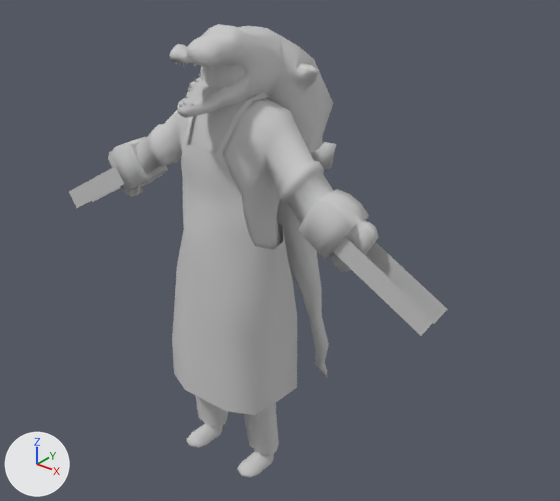
The FBX model cookies/Assets/3D_Assets/Characters/Models/louis_ray.FBX as it was, and as the next commit left it.
One viewpoint serves both versions: a 50 mm lens placed at (1.318, -1.443, 1.616), pointed at (0.092, 0.089, 0.666). Lighting does not change. The marker at lower left points along +X, +Y and +Z. Where no turn or scale is listed for an object, it has been applied to the vertices.

Names of what the first picture shows: 'apron', 'chainsaw', 'chainsaw001', 'croc', 'louis_ray'.
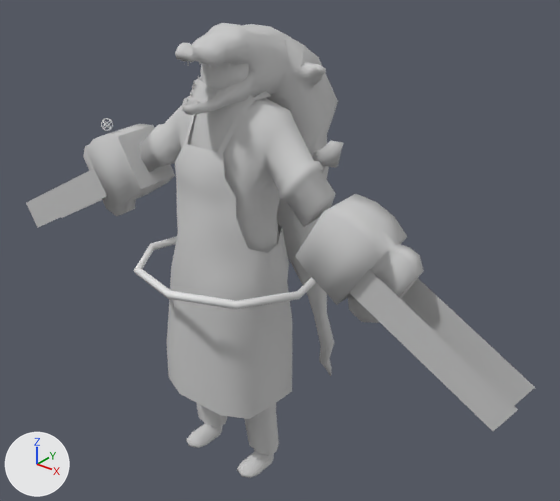
Where the newer file only moved an object's origin or applied its transform, the numbers keep the older frame.

Where the change shows, as pixel boxes (x1, y1, x2, y2) in the pictures (560 x 501 px):
'apron', moved: before (172, 92, 297, 415); after (167, 91, 292, 419)
'chainsaw001', moved, turned, rescaled: before (298, 189, 447, 336); after (295, 194, 535, 431)
'croc', reshaped: before (170, 24, 336, 379); after (175, 23, 344, 376)
'chainsaw', moved, turned, rescaled: before (69, 137, 168, 208); after (26, 124, 175, 228)
'louis_ray_spine_controller_1.001', added: after (134, 236, 316, 309)
'Torus026', added: after (101, 118, 113, 131)

The change, as a list of edits to the scene's bpy script:
```text
Change me_mesh_002:
    where me_mesh_002.from_pydata(...)  # 502 vertices, 832 faces; spans x -0.268..0.231, y -0.224..0.302, z 0.157..1.288
    used by ob_croc; location = (0.0, 0.0, 0.0)
    me_mesh_002 part 1: the whole mesh is multiplied about its middle by the matrix ((1.055, 0.0, 0.0), (0.0, 1.0, 0.0), (0.0, 0.0, 1.0)), then moved by (-0.007, 0.022, 0.0)
Add me_mesh_004_1:
    me_mesh_004_1.from_pydata(...)  # 359 vertices, 360 faces; spans x -0.0154..0.0154, y -0.017..0.017, z -0.016..0.016
Add me_mesh_003_1:
    me_mesh_003_1.from_pydata(...)  # 54 vertices, 54 faces; spans x -0.258..0.266, y -0.265..0.257, z -0.033..0.034
Change ob_chainsaw:
    remove ob_chainsaw.parent = ob_louis_ray
    ob_chainsaw.location: (-42.04, 92.61, 2.375) -> (-0.475, -0.0439, 0.963)
    ob_chainsaw.rotation_euler: (0.0155, 0.0268, 0.524) -> (1.572, -0.499, 0.0306)  # degrees (0.9, 1.5, 30) -> degrees (90, -29, 1.8)
    ob_chainsaw.scale: (0.197, 0.197, 0.152) -> (0.00304, 0.00304, 0.00235)
Change ob_chainsaw001:
    remove ob_chainsaw001.parent = ob_louis_ray
    ob_chainsaw001.location: (42.37, 92.61, 2.375) -> (0.529, -0.0427, 0.923)
    ob_chainsaw001.rotation_euler: (0.0155, -3.115, -0.524) -> (-1.571, -2.618, 0.031)  # degrees (0.9, -178, -30) -> degrees (-90, -150, 1.8)
    ob_chainsaw001.scale: (0.197, 0.197, 0.152) -> (0.00304, 0.00304, 0.00235)
Change ob_apron:
    ob_apron.location: (-0.075, -0.149, 0.492) -> (-0.075, -0.172, 0.492)
Add ob_torus026:
    ob_torus026 = bpy.data.objects.new('Torus026', me_mesh_004_1)
    ob_torus026.location = (-0.383, -0.093, 0.984)
Add ob_louis_ray_spine_controller_1_001:
    ob_louis_ray_spine_controller_1_001 = bpy.data.objects.new('louis_ray_spine_controller_1.001', me_mesh_003_1)
    ob_louis_ray_spine_controller_1_001.location = (0.0, -0.017, 0.634)
```
